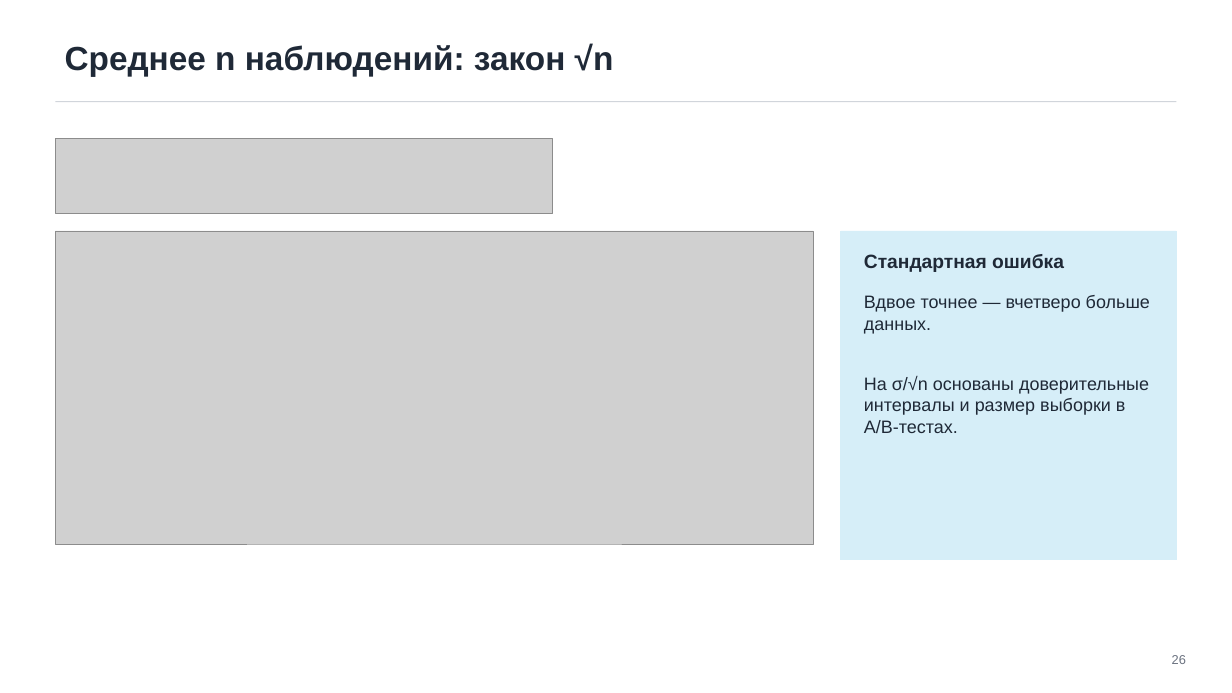
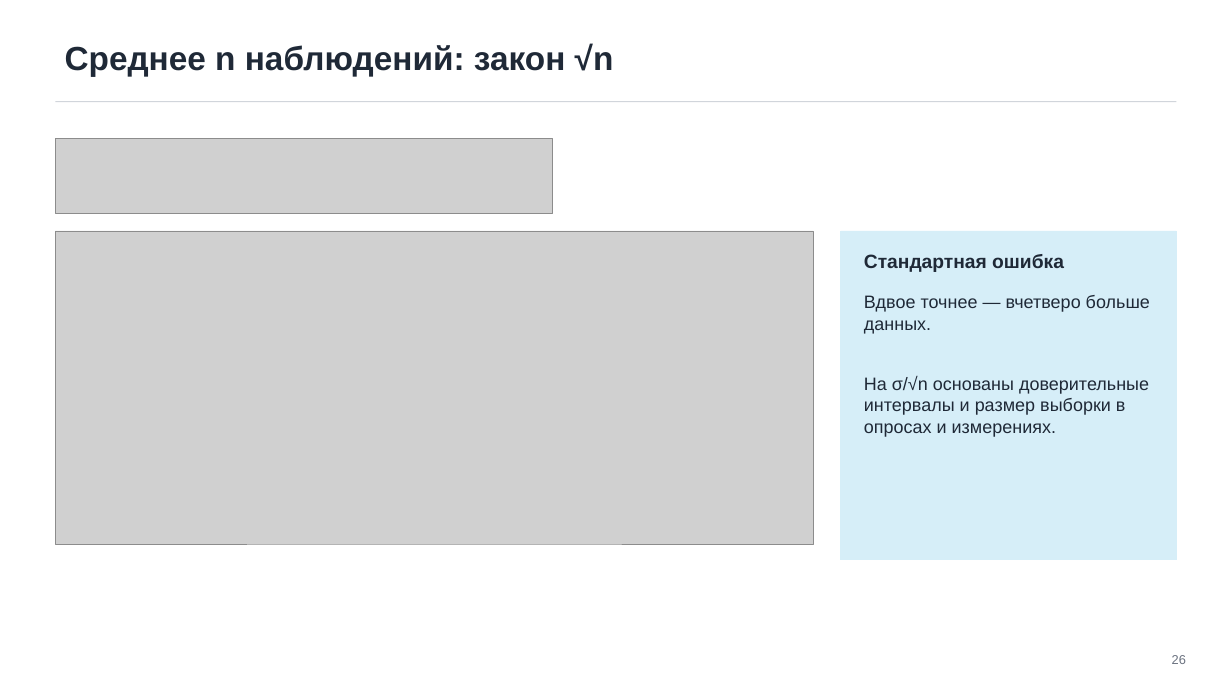
Before and after one commit to TheTonyPub/probability-theory-2026, a slide deck: slide 26 of lectures/04_expectation-variance-itmo.pptx. Drawn at 1232x693 pixels with LibreOffice and Linux fonts; fonts in the diff are those of the drawing; grey boxes stand for pictures. Boxes give left, top, right and bottom in pixels: in the first picture for what was removed or moved away, otherwise in the second. Text is boxed around its words. In the diff, an @@ line names an element or a change of style, - is before the commit and + after.

```diff
--- a/lectures/04_expectation-variance-itmo.pptx
+++ b/lectures/04_expectation-variance-itmo.pptx
@@ text at (864, 376, 1149, 437): text changed @@
-На σ/√n основаны доверительные интервалы и размер выборки в A/B-тестах.
+На σ/√n основаны доверительные интервалы и размер выборки в опросах и измерениях.
```
Also in this commit, not shown: 3 other slides changed, 5 slides added, 8 other files.
